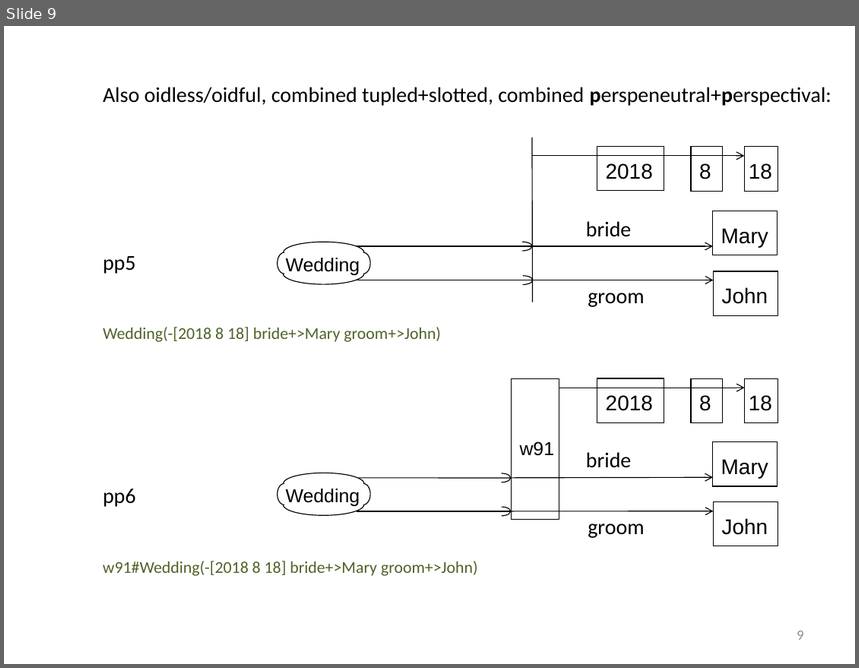
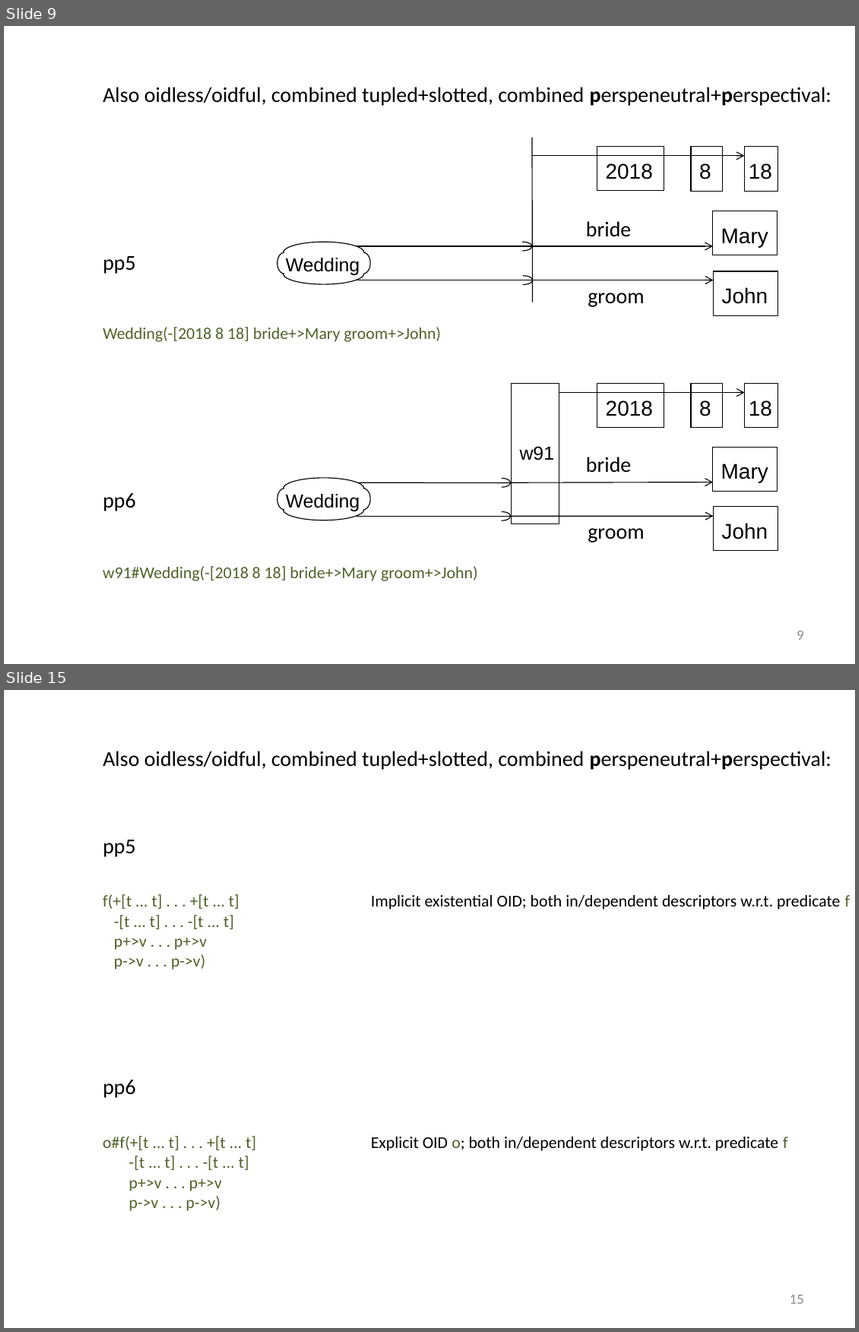
Before and after one commit to RuleML/ruleml-website, a slide deck: talks/PSOAMetamodelGrailogWedding.pptx. Shown one above the other, each under a label of ours: slide 9 before the commit, slides 9 and 15 after it; the slides between them are not shown. The pictures are 859x668 and 859x1332 pixels, drawn with LibreOffice and Linux fonts; fonts in the diff are those of the drawing. Boxes give left, top, right and bottom in pixels: in the first picture for what was removed or moved away, otherwise in the second. Text is boxed around its words. In the diff, an @@ line names an element or a change of style, - is before the commit and + after.

```diff
--- a/talks/PSOAMetamodelGrailogWedding.pptx
+++ b/talks/PSOAMetamodelGrailogWedding.pptx
@@ slide 15 added at bbox=[4, 690, 855, 1328], background #FFFFFF @@
@@ text added at bbox=[103, 751, 832, 770], 18 pt, text #000000 @@
+Also oidless/oidful, combined tupled+slotted, combined perspeneutral+perspectival:
@@ text added at bbox=[103, 840, 136, 857], 18 pt, text #000000 @@
+pp5
@@ text added at bbox=[103, 894, 240, 970], 14 pt, text #4F6228 @@
+f(+[t ... t] . . . +[t ... t]
+-[t ... t] . . . -[t ... t]
+p+>v . . . p+>v
+p->v . . . p->v)
@@ text added at bbox=[371, 895, 851, 910], 14 pt, text #000000 @@
+Implicit existential OID; both in/dependent descriptors w.r.t. predicate f
@@ text added at bbox=[103, 1080, 136, 1098], 18 pt, text #000000 @@
+pp6
@@ text added at bbox=[103, 1136, 256, 1211], 14 pt, text #4F6228 @@
+o#f(+[t ... t] . . . +[t ... t]
+-[t ... t] . . . -[t ... t]
+p+>v . . . p+>v
+p->v . . . p->v)
@@ text added at bbox=[371, 1137, 788, 1151], 14 pt, text #000000 @@
+Explicit OID o; both in/dependent descriptors w.r.t. predicate f
@@ page number added at bbox=[790, 1295, 804, 1304], 12 pt, text #8C8C8C @@
+15
@@ slide 9 changed as well @@
@@ 12 arc (boxed as its full ellipse)s, 11 texts, 6 rectangles, 3 arrows, 2 lines: place and size @@
-12 arc (boxed as its full ellipse)s, 11 texts, 6 rectangles, 3 arrows, 2 lines at bbox=[103, 379, 778, 576]
+12 arc (boxed as its full ellipse)s, 11 texts, 6 rectangles, 3 arrows, 2 lines at bbox=[103, 383, 778, 582]
```
Also in this commit, not shown: 7 other slides changed, 5 other slides added, 1 other file.
